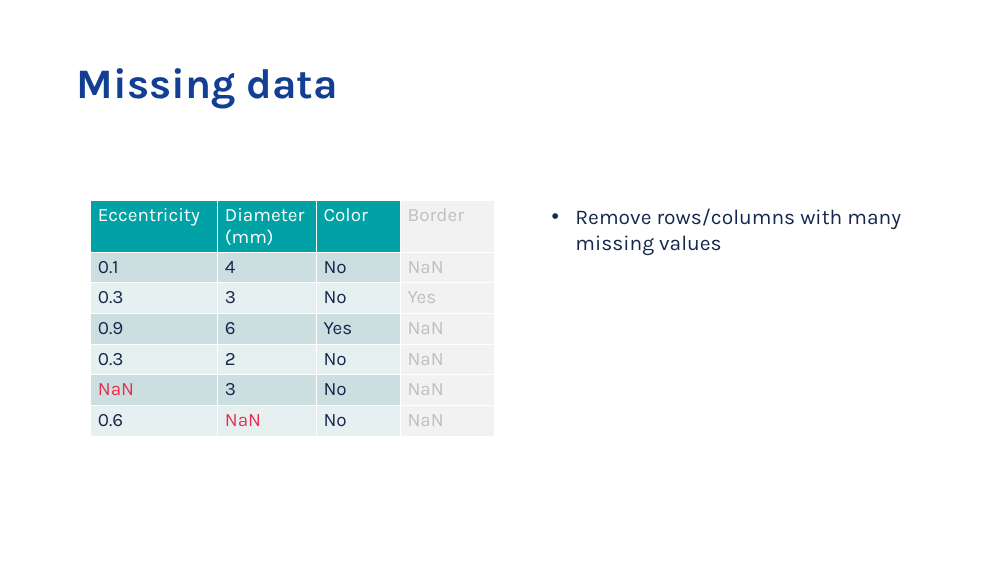
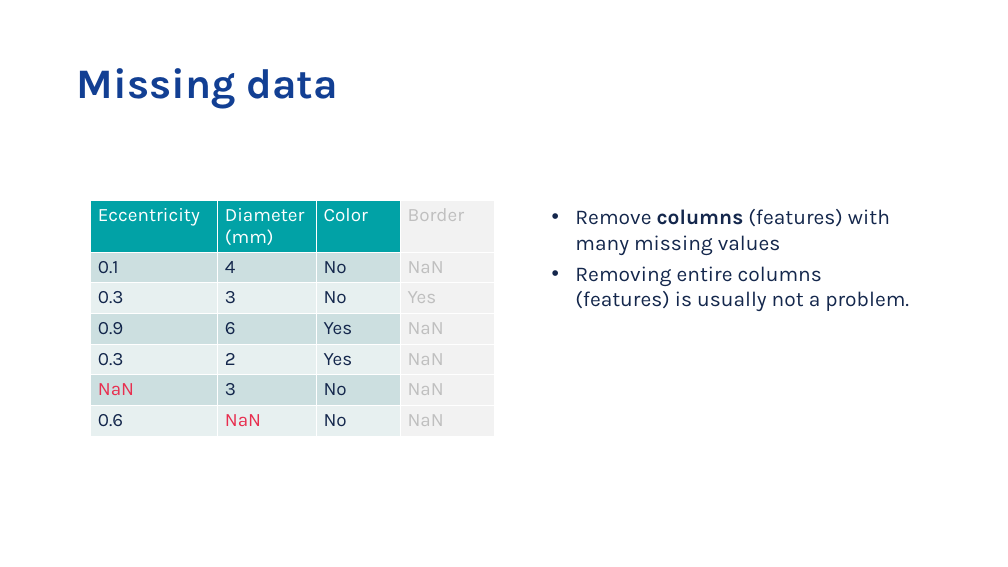
Before and after one commit to vib-training-conferences/machine-learning-and-deep-learning-fundamentals, a slide deck: slide 17 of docs/day-1-session-2-data-preprocessing.pptx (slide 7 before the commit). Drawn at 1008x567 pixels with LibreOffice and Linux fonts; fonts in the diff are those of the drawing; background and template pictures are left out. Boxes give left, top, right and bottom in pixels: in the first picture for what was removed or moved away, otherwise in the second. Text is boxed around its words. In the diff, an @@ line names an element or a change of style, - is before the commit and + after.

```diff
--- a/docs/day-1-session-2-data-preprocessing.pptx
+++ b/docs/day-1-session-2-data-preprocessing.pptx
@@ table at <box>90,200,495,437</box> @@
-row 5, column 3: No
+row 5, column 3: Yes
@@ text at <box>575,209,909,311</box>: text changed @@
-• Remove rows/columns with many missing values
+• Remove columns (features) with many missing values
+• Removing entire columns (features) is usually not a problem.
```
Also in this commit, not shown: 6 other slides changed, 20 slides added, 12 slides removed, 13 other files.
